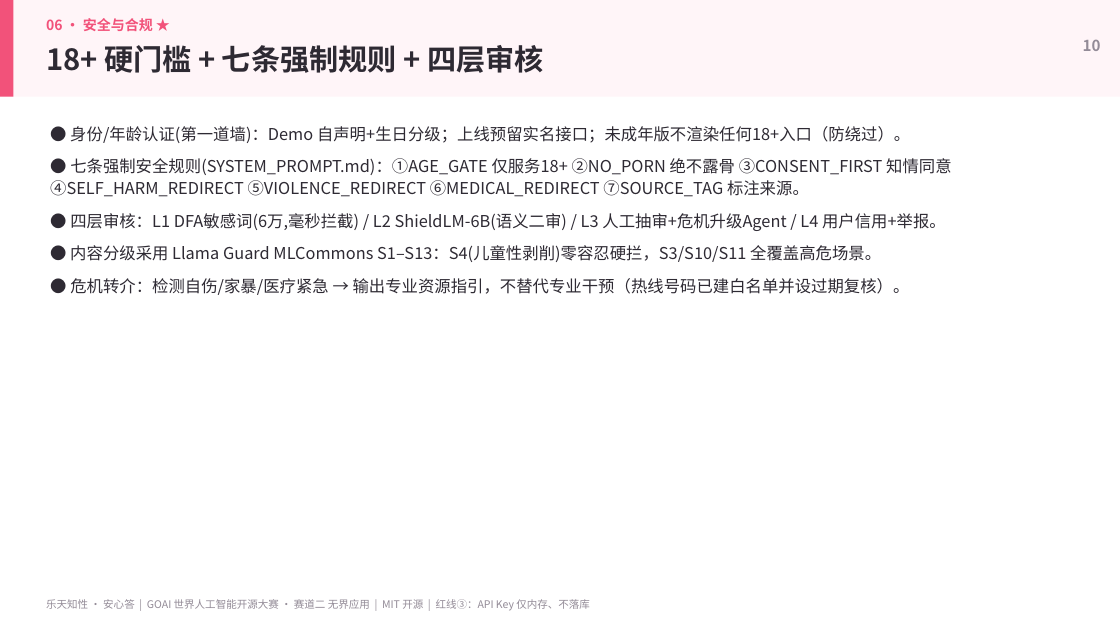
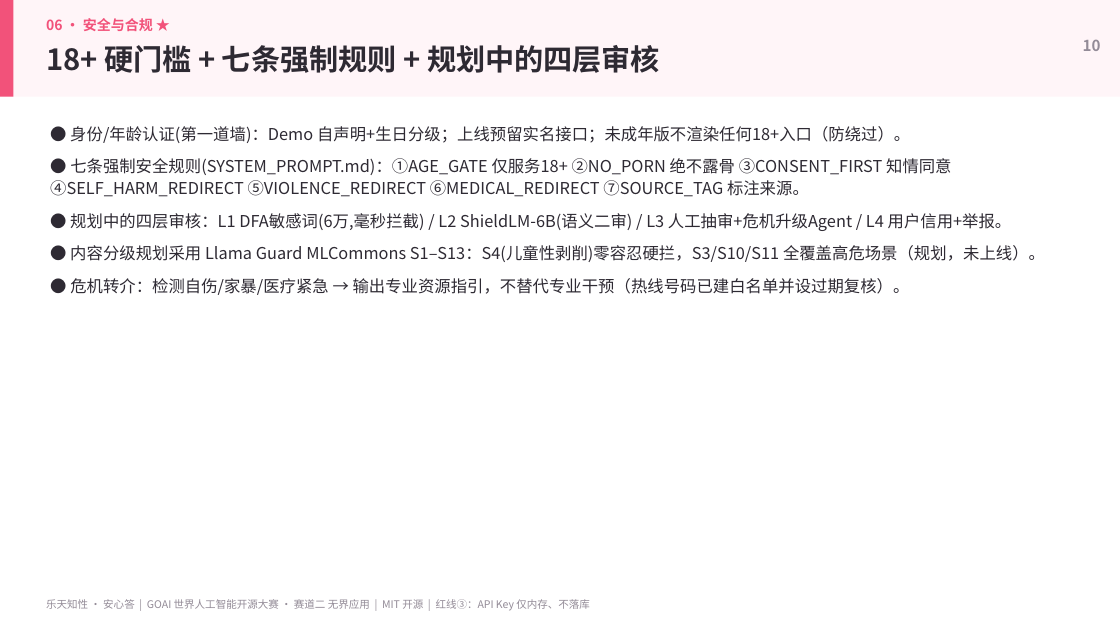
Before and after one commit to mlx969/-Finn, a slide deck: slide 10 of presentation.pptx. Drawn at 1120x630 pixels with LibreOffice and Linux fonts; fonts in the diff are those of the drawing. Boxes give left, top, right and bottom in pixels: in the first picture for what was removed or moved away, otherwise in the second. Text is boxed around its words. In the diff, an @@ line names an element or a change of style, - is before the commit and + after.

```diff
--- a/presentation.pptx
+++ b/presentation.pptx
@@ text at bbox=[46, 45, 660, 73]: text changed @@
-18+ 硬门槛 + 七条强制规则 + 四层审核
+18+ 硬门槛 + 七条强制规则 + 规划中的四层审核
@@ text at bbox=[70, 213, 1045, 262]: text changed @@
-● 四层审核：L1 DFA敏感词(6万,毫秒拦截) / L2 ShieldLM-6B(语义二审) / L3 人工抽审+危机升级Agent / L4 用户信用+举报。
-● 内容分级采用 Llama Guard MLCommons S1–S13：S4(儿童性剥削)零容忍硬拦，S3/S10/S11 全覆盖高危场景。
+● 规划中的四层审核：L1 DFA敏感词(6万,毫秒拦截) / L2 ShieldLM-6B(语义二审) / L3 人工抽审+危机升级Agent / L4 用户信用+举报。
+● 内容分级规划采用 Llama Guard MLCommons S1–S13：S4(儿童性剥削)零容忍硬拦，S3/S10/S11 全覆盖高危场景（规划，未上线）。
```
Also in this commit, not shown: 12 other slides changed, 24 other files.
